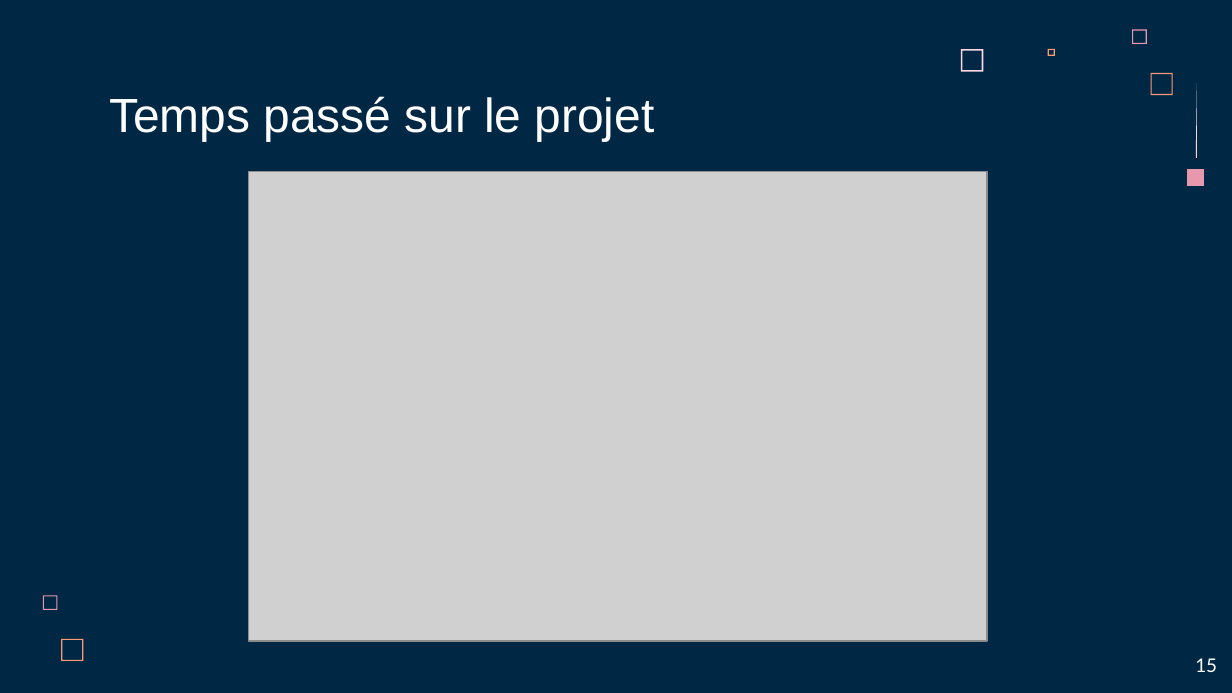
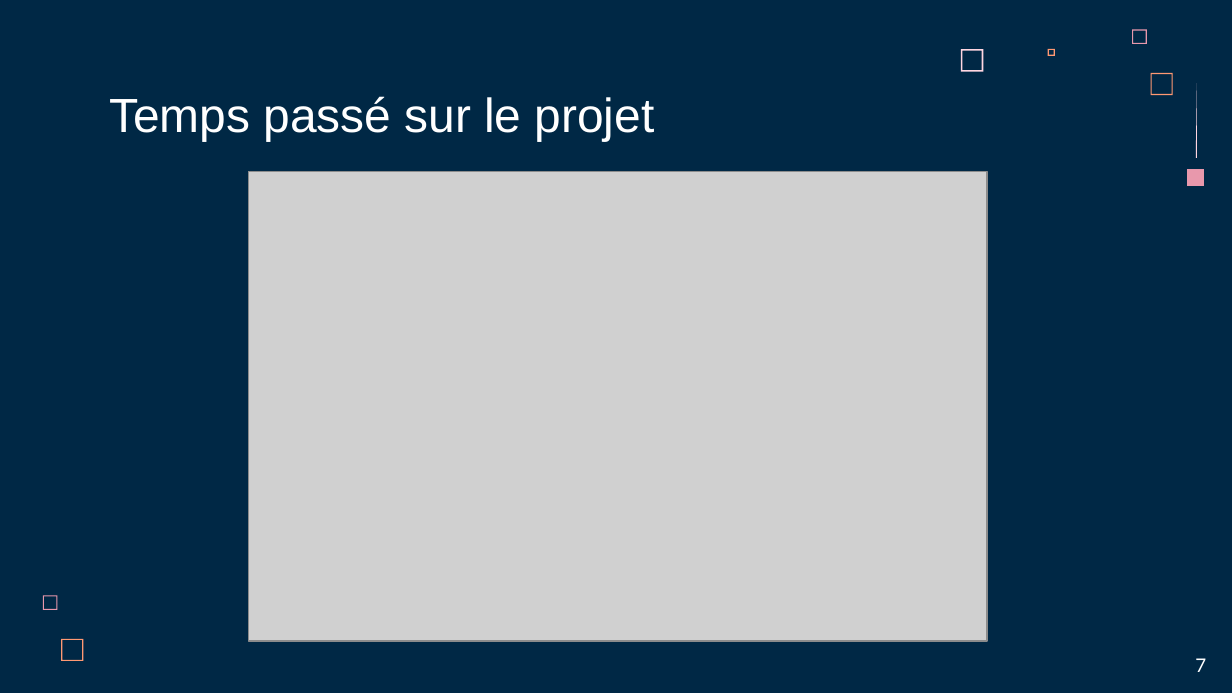
Before and after one commit to LoicSERRE/Projet-annuel-BUT3, a slide deck: slide 7 of Revue de projet/Revue de projet 2/Diapo revue de projet.pptx (slide 6 before the commit). Drawn at 1232x693 pixels with LibreOffice and Linux fonts; fonts in the diff are those of the drawing; grey boxes stand for pictures. Boxes give left, top, right and bottom in pixels: in the first picture for what was removed or moved away, otherwise in the second. Text is boxed around its words. In the diff, an @@ line names an element or a change of style, - is before the commit and + after.

```diff
--- a/Revue de projet/Revue de projet 2/Diapo revue de projet.pptx
+++ b/Revue de projet/Revue de projet 2/Diapo revue de projet.pptx
@@ text at <box>1195,658,1206,672</box>: text changed @@
-15
+7
```
Also in this commit, not shown: 7 other slides changed, 1 slide added, 6 other files.
